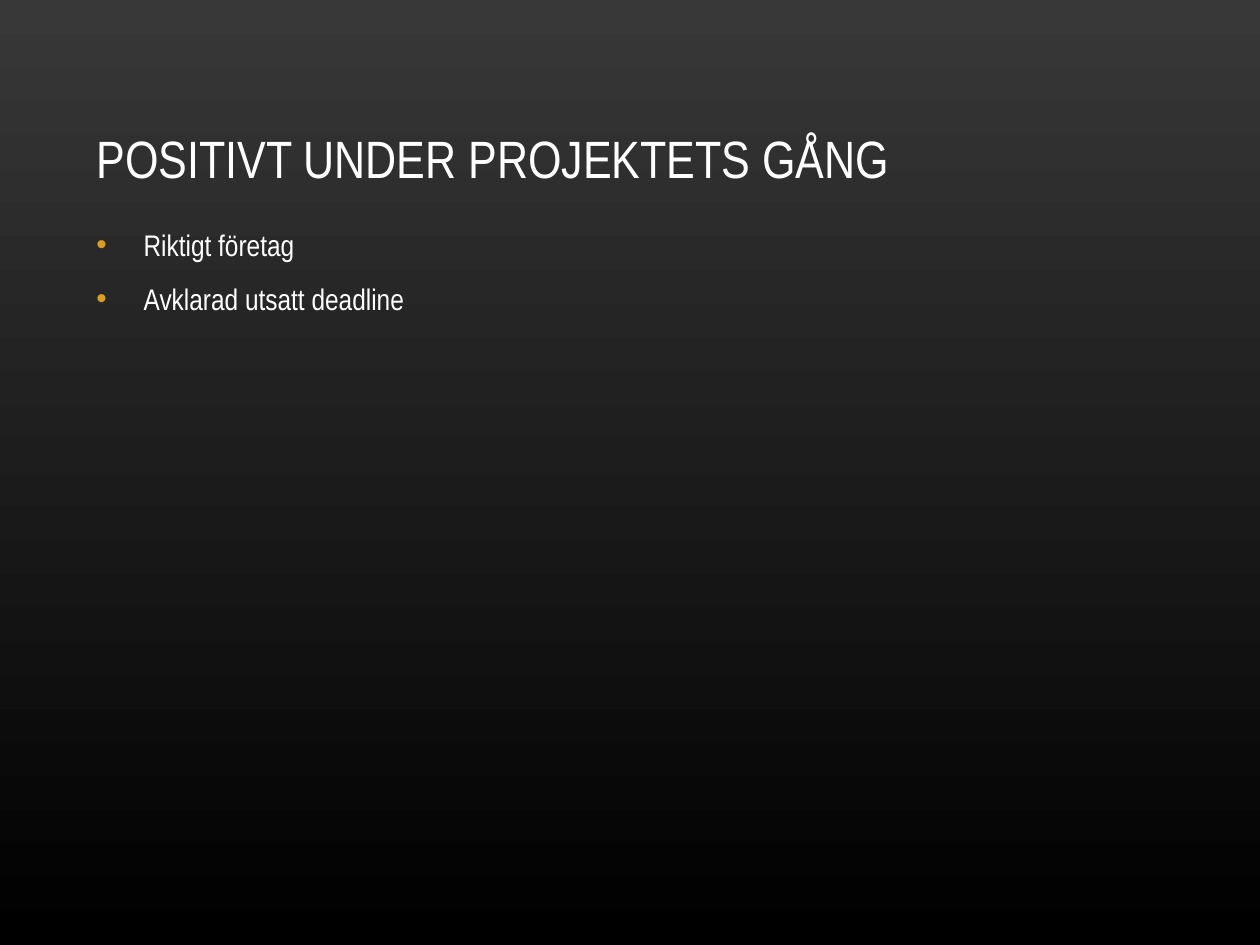
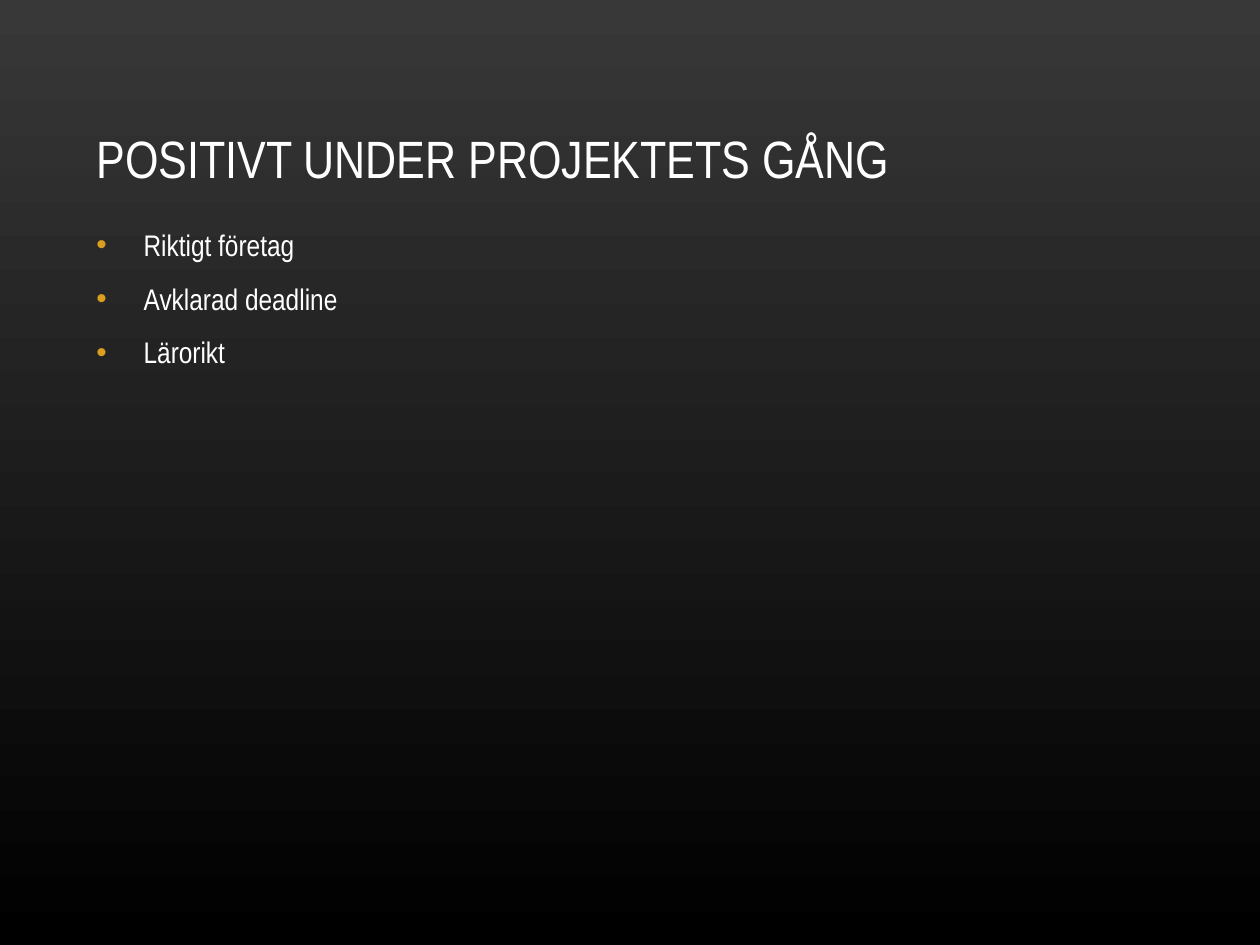
Before and after one commit to nbt11nsn/mobow, a slide deck: slide 8 of dokument/Mobow-slutpresentation.ppt (slide 7 before the commit). Drawn at 1260x945 pixels with LibreOffice and Linux fonts; fonts in the diff are those of the drawing; background and template pictures are left out. Boxes give left, top, right and bottom in pixels: in the first picture for what was removed or moved away, otherwise in the second. Text is boxed around its words. In the diff, an @@ line names an element or a change of style, - is before the commit and + after.

```diff
--- a/dokument/Mobow-slutpresentation.ppt
+++ b/dokument/Mobow-slutpresentation.ppt
@@ text at (144,288,337,364): text changed @@
-• Avklarad utsatt deadline
+• Avklarad deadline
+• Lärorikt
```
Also in this commit, not shown: 6 other slides changed, 1 slide added, 2 other files.
